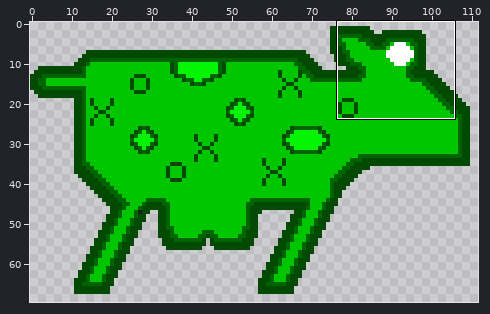
Two states of a sprite sheet, OLD/client/resources/images/player/cbmrt.png. The picture above shows the old version from afar; the outline marks the close-up.
Close-up. Before the edit:
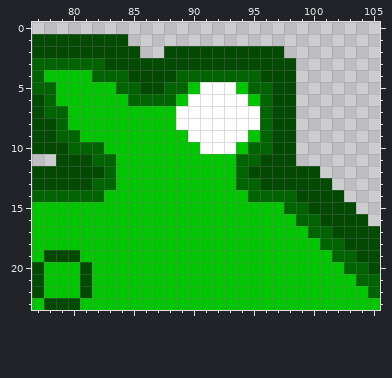
The file is 112x70 pixels. Pixels under 10% opacity are left out. Colours within 5 levels of each other are drawn and written as one. Shown: x 77..105, y 0..23. The commit also changed other parts of the picture, which this record leaves out.
Once edited:
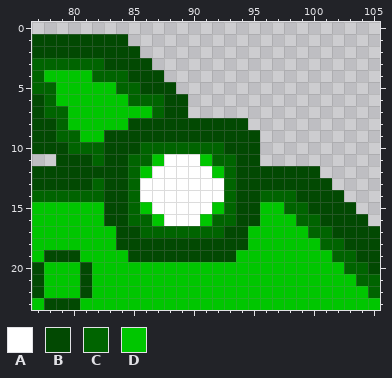
Palette (. is transparent): A #ffffff  B #024902  C #006400  D #00c600
Changes in this commit:
Colour D becomes colour A in row 11 at x 88 to 90; in row 12 at x 87 to 91; in rows 13 to 14 at x 86 to 92; in row 15 at x 87 to 91; in row 16 at x 88 to 90.
Colour A becomes colour B in row 7 at x 89; in row 8 at x 89 to 94; in row 9 at x 90 to 94; in row 10 at x 93.
Colour C becomes colour B in rows 5 to 6 at x 88; in row 10 at x 95; in row 11 at x 83 and 94 to 95; in row 12 at x 83 and 94; in row 13 at x 83 and 94 to 95; in row 14 at x 95.
Colour D becomes colour B in row 6 at x 89; in row 7 at x 88; in row 8 at x 85 to 88; in row 9 at x 83 to 89 and 95; in row 10 at x 83 to 85 and 94; in rows 11 to 13 at x 84.
Colour D becomes colour B in row 14 at x 83 to 84 and 94; in rows 15 to 16 at x 83 to 84 and 94 to 95; in row 17 at x 84 to 85 and 93 to 94; in row 18 at x 84 to 94; in row 19 at x 85 to 93.
Colour A becomes colour C in row 10 at x 91 to 92.
Colour D becomes colour C in row 7 at x 87; in row 10 at x 86 to 90; in row 11 at x 85 to 86 and 92 to 93; in rows 12 to 15 at x 85 and 93; in row 16 at x 85 to 86 and 92 to 93; in row 17 at x 86 to 92.
Colour A is gone in row 5 at x 91 to 93; in row 6 at x 90 to 94; in row 7 at x 90 to 95; in row 8 at x 95.
Colour B is gone in row 2 at x 88 to 97; in row 3 at x 87 to 98; in row 4 at x 88 and 96 to 98; in rows 5 to 10 at x 97 to 98; in row 11 at x 96 to 98.
Colour C is gone in row 4 at x 89 to 95; in row 5 at x 89 and 95 to 96; in rows 6 to 10 at x 96.
Colour D is gone in row 5 at x 90 and 94; in row 6 at x 95.
Pixel boxes of the changes (left, top, right, bottom) in both close-ups:
changed: (104, 46, 296, 262)
